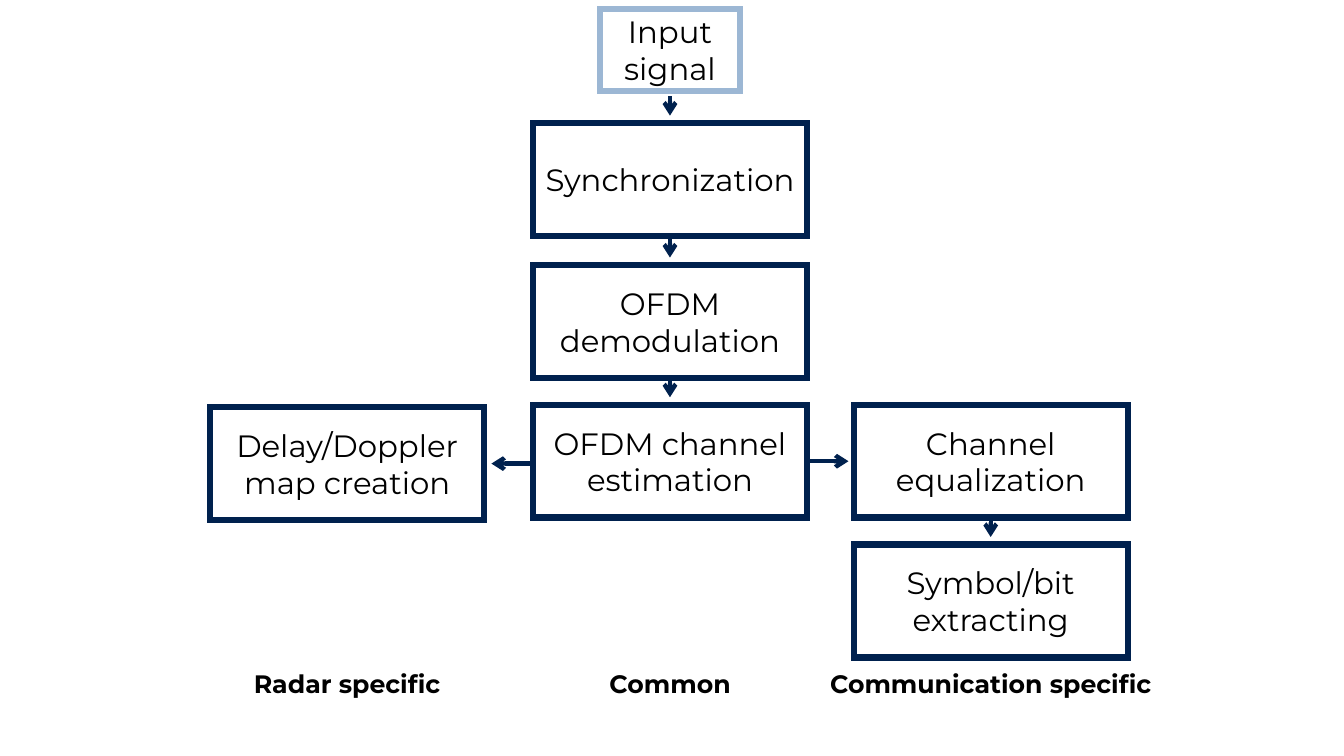
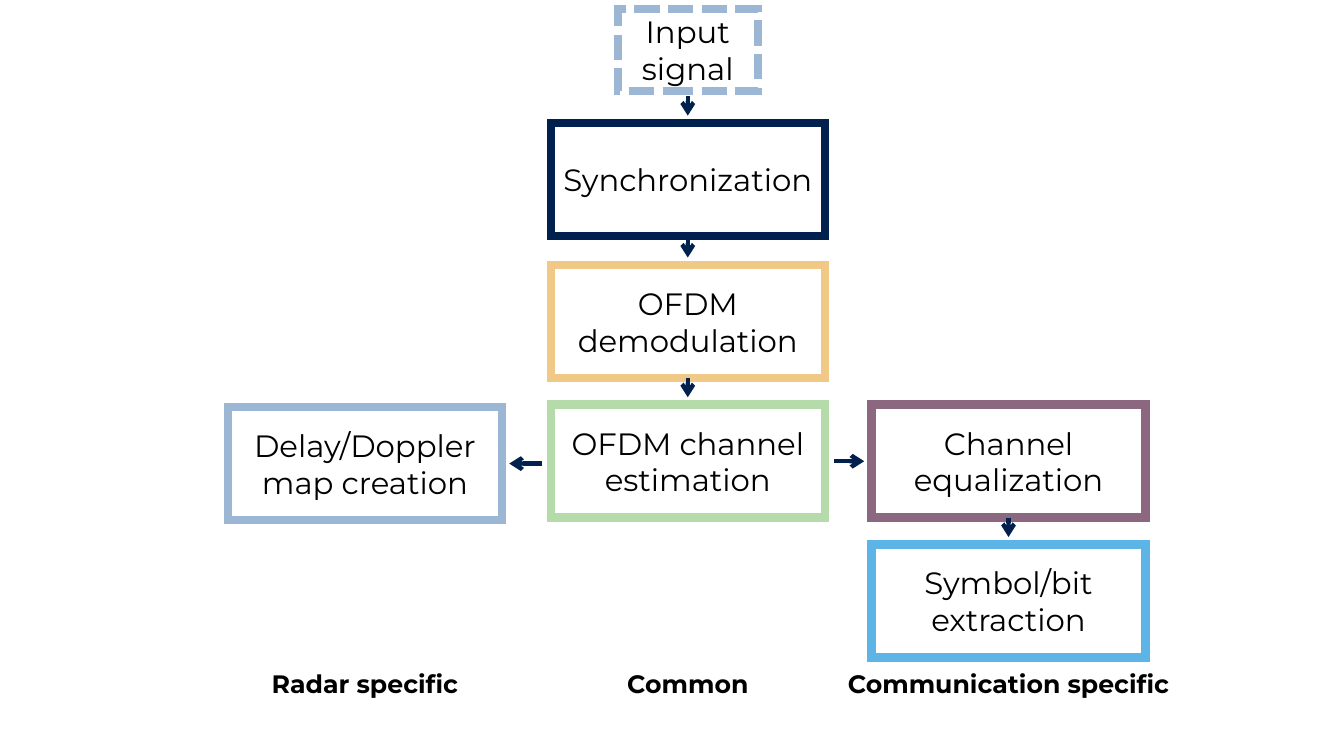
Before and after one commit to quentinprieels/TFE25-462, a slide deck: slide 4 of presentables/posters/poster_diagrams.pptx (slide 2 before the commit). Drawn at 1344x756 pixels with LibreOffice and Linux fonts; fonts in the diff are those of the drawing. Boxes give left, top, right and bottom in pixels: in the first picture for what was removed or moved away, otherwise in the second. Text is boxed around its words. In the diff, an @@ line names an element or a change of style, - is before the commit and + after.

```diff
--- a/presentables/posters/poster_diagrams.pptx
+++ b/presentables/posters/poster_diagrams.pptx
@@ rectangle "Input signal" at box(618, 9, 758, 91): outline #9CB7D4 4.5 pt to #9CB7D4 6 pt dashed @@
@@ rectangle "Synchronization" at box(551, 123, 825, 236): outline #00214E 4.5 pt to #00214E 6 pt @@
@@ rectangle "OFDM demodulation" at box(551, 265, 825, 378): outline #00214E 4.5 pt to #F0C987 6 pt @@
@@ rectangle "Delay/Doppler map creation" at box(228, 407, 502, 520): outline #00214E 4.5 pt to #9CB7D4 6 pt @@
@@ rectangle "OFDM channel estimation" at box(551, 405, 825, 518): outline #00214E 4.5 pt to #B5DBAB 6 pt @@
@@ rectangle "Channel equalization" at box(872, 405, 1146, 518): outline #00214E 4.5 pt to #8B687F 6 pt @@
@@ arrow moved from (533, 464) - (492, 464) to (542, 464) - (509, 464) @@
@@ arrow moved from (808, 462) - (849, 462) to (834, 462) - (864, 462) @@
@@ 7 rectangles, 4 arrows, 1 text: place and size @@
-7 rectangles, 4 arrows, 1 text at box(210, 9, 1128, 698)
+7 rectangles, 4 arrows, 1 text at box(228, 9, 1146, 698)
@@ rectangle "Symbol/bit extraction" at box(872, 544, 1146, 657): outline #00214E 4.5 pt to #5DB4E6 6 pt @@
@@ text in rectangle at box(924, 568, 1092, 631): text changed @@
-Symbol/bit extracting
+Symbol/bit extraction
@@ text "Common": place and size @@
-text "Common" at box(609, 675, 730, 694)
+text "Common" at box(627, 675, 748, 694)
@@ text "Communication specific": place and size @@
-text "Communication specific" at box(830, 673, 1152, 698)
+text "Communication specific" at box(848, 673, 1170, 698)
```
Also in this commit, not shown: 2 other slides changed, 3 slides added, 2 slides removed, 15 other files.
